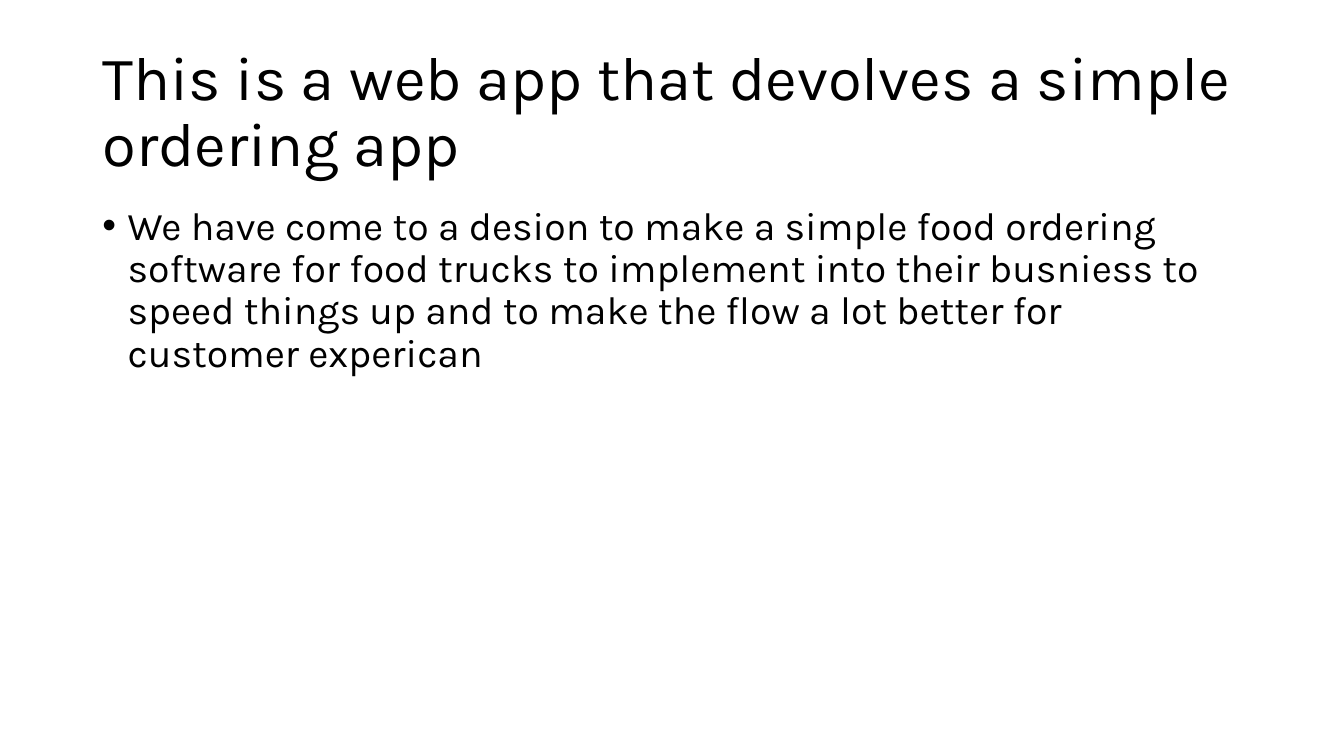
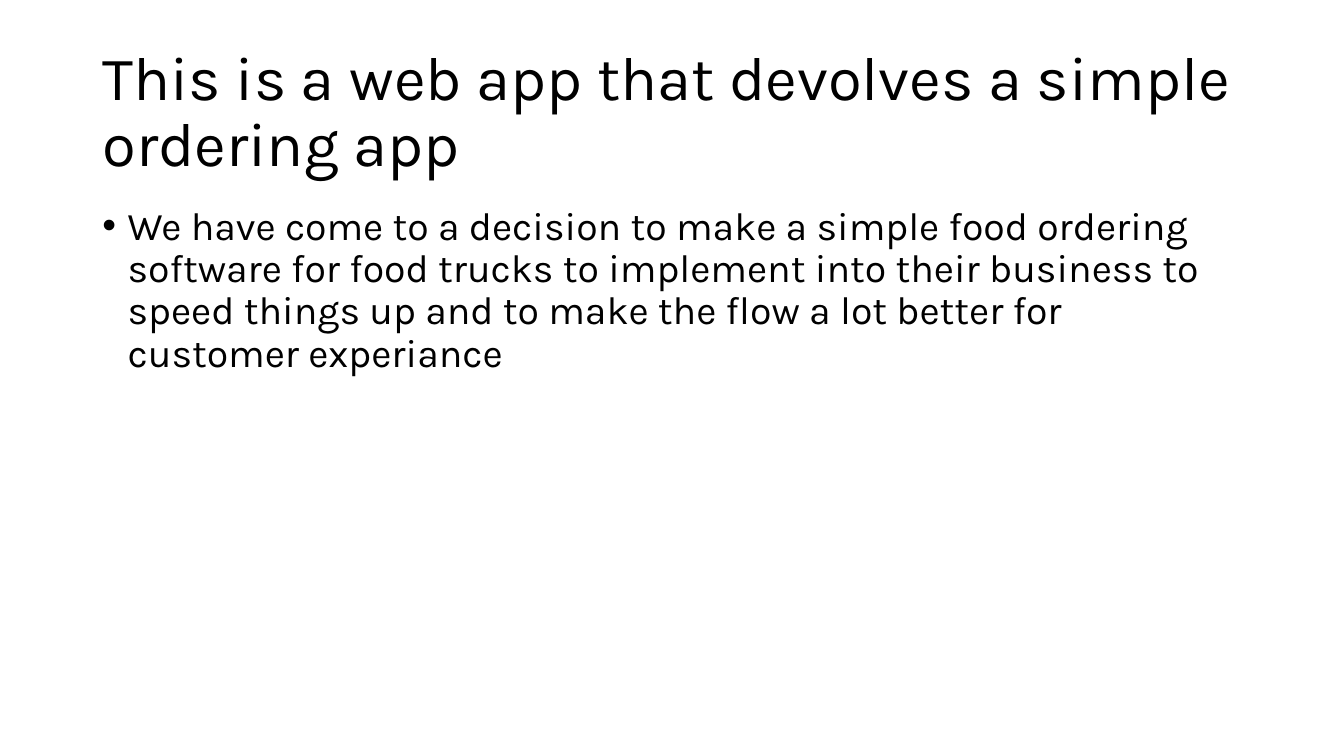
Before and after one commit to SeanStaley21/CSE-350-Team23, a slide deck: slide 2 of homeworks/Homework 1/Homework 1.pptx. Drawn at 1344x756 pixels with LibreOffice and Linux fonts; fonts in the diff are those of the drawing. Boxes give left, top, right and bottom in pixels: in the first picture for what was removed or moved away, otherwise in the second. Text is boxed around its words. In the diff, an @@ line names an element or a change of style, - is before the commit and + after.

```diff
--- a/homeworks/Homework 1/Homework 1.pptx
+++ b/homeworks/Homework 1/Homework 1.pptx
@@ text at [128, 213, 1198, 377]: text changed @@
-• We have come to a desion to make a simple food ordering software for food trucks to implement into their busniess to speed things up and to make the flow a lot better for customer experican
+• We have come to a decision to make a simple food ordering software for food trucks to implement into their business to speed things up and to make the flow a lot better for customer experiance
```
Also in this commit, not shown: 2 other slides changed, 8 slides added.
